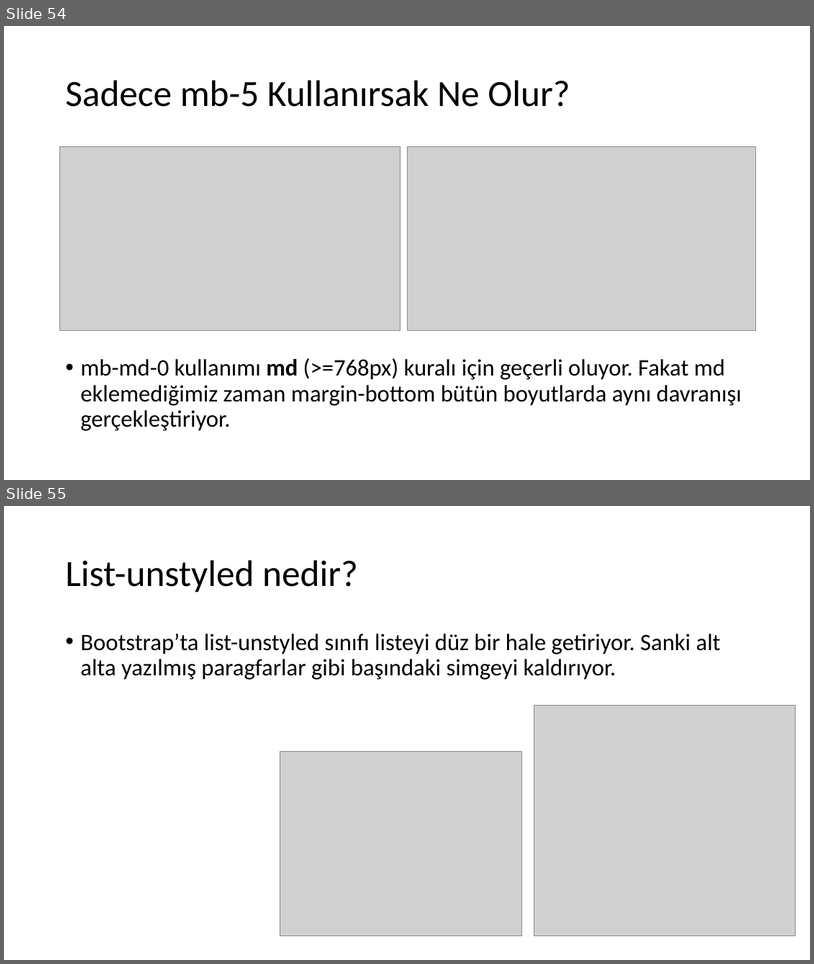
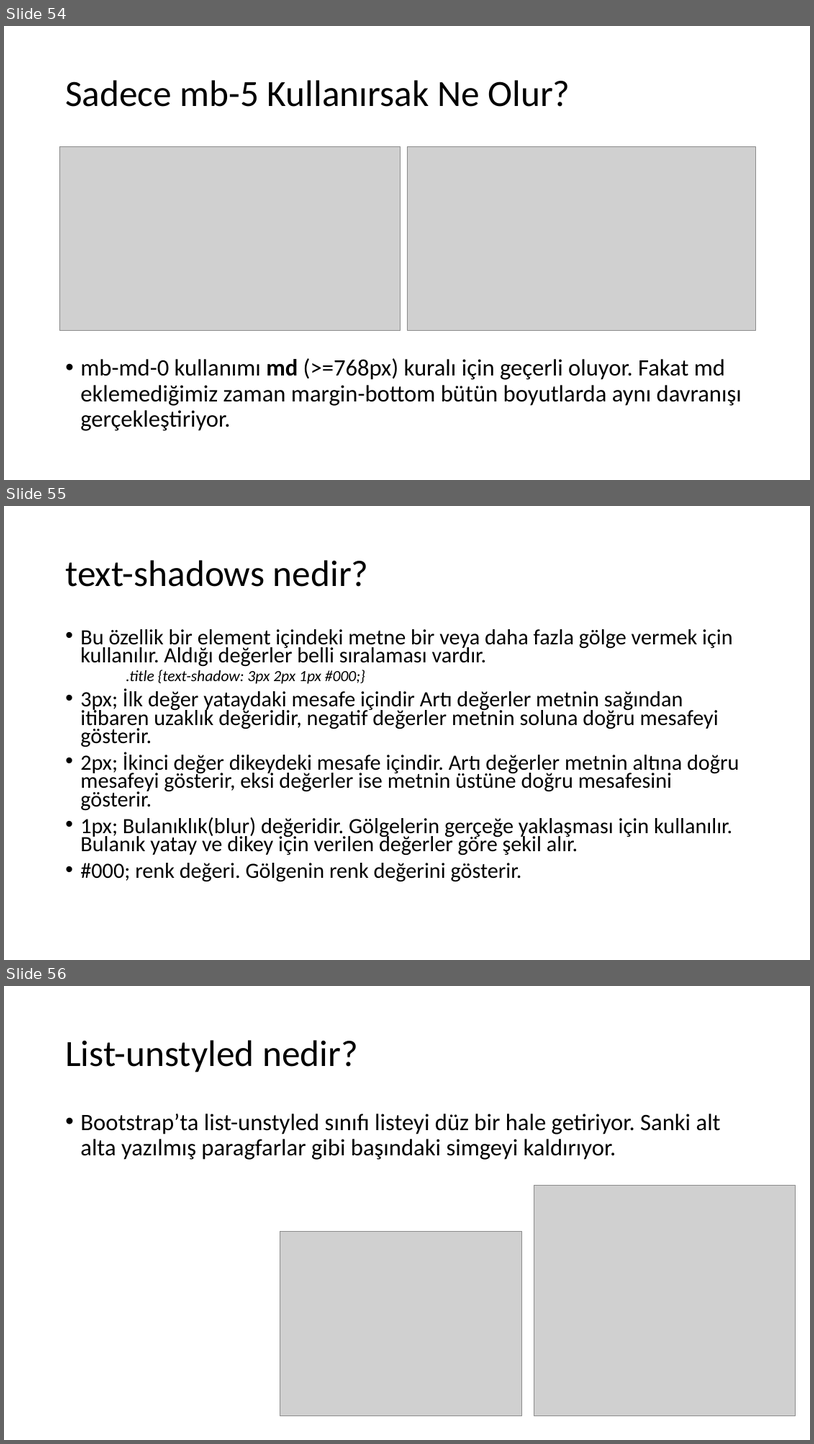
Before and after one commit to 207-Atmosware-Java-Bootcamp/2-hafta-pazartesi-odevi-tolgagur, a slide deck: tolgagureli.pptx. Shown one above the other, each under a label of ours: slides 54 and 55 before the commit, slides 54, 55 and 56 after it. The pictures are 814x964 and 814x1444 pixels, drawn with LibreOffice and Linux fonts; fonts in the diff are those of the drawing; grey boxes stand for pictures. Boxes give left, top, right and bottom in pixels: in the first picture for what was removed or moved away, otherwise in the second. Text is boxed around its words. In the diff, an @@ line names an element or a change of style, - is before the commit and + after.

```diff
--- a/tolgagureli.pptx
+++ b/tolgagureli.pptx
@@ slide 55 added at <box>4,506,810,960</box>, background #FFFFFF @@
@@ title added at <box>65,560,369,587</box>, 44 pt, text #000000 @@
+text-shadows nedir?
@@ text added at <box>80,629,739,882</box>, 25.9 pt, text #000000 @@
+• Bu özellik bir element içindeki metne bir veya daha fazla gölge vermek için kullanılır. Aldığı değerler belli sıralaması vardır.
+    .title {text-shadow: 3px 2px 1px #000;}
+• 3px; İlk değer yataydaki mesafe içindir Artı değerler metnin sağından itibaren uzaklık değeridir, negatif değerler metnin soluna doğru mesafeyi gösterir.
+• 2px; İkinci değer dikeydeki mesafe içindir. Artı değerler metnin altına doğru mesafeyi gösterir, eksi değerler ise metnin üstüne doğru mesafesini gösterir.
+• 1px; Bulanıklık(blur) değeridir. Gölgelerin gerçeğe yaklaşması için kullanılır. Bulanık yatay ve dikey için verilen değerler göre şekil alır.
+• #000; renk değeri. Gölgenin renk değerini gösterir.
@@ what was slide 55 is now slide 56 @@
```
Also in this commit, not shown: 1 slide changed, 4 other slides added.
